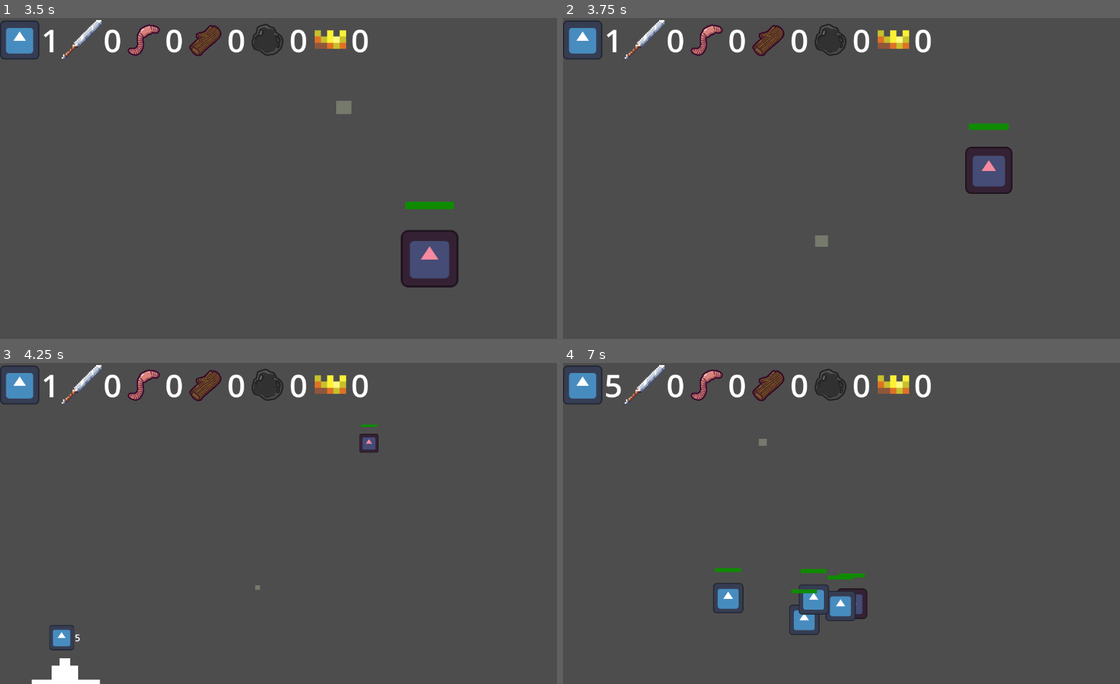
Above: before the commit, frames 1-4 (two rows, left to right).
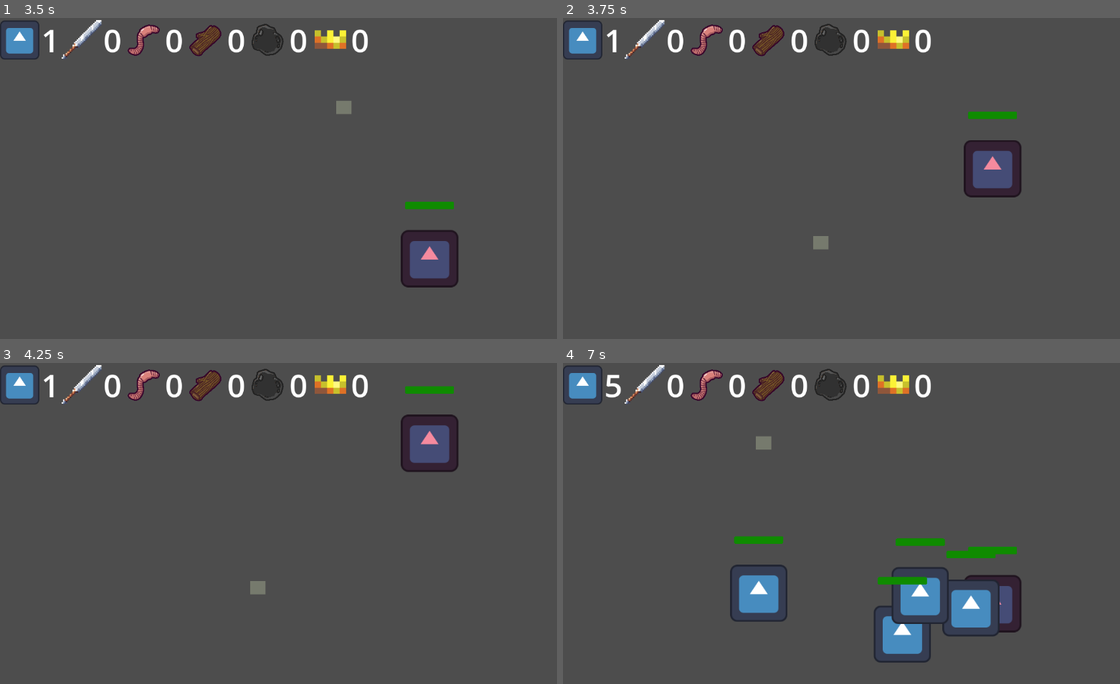
Above: after the commit, the same moments.

Repository: pradoh97/horde
Game: Godot game, scene res://start_screen/start_screen.tscn
Same seed, same stepped clock (60 frames per second), same inputs: the game is played once before the commit and once after it. The engine's default icon, where the game draws it, is replaced by a stand-in: a white triangle on a blue panel in a dark square.
Inputs (mouse positions are in pixels of both pictures, inside the frame that each line leads up to):
- Up to frame 1 (3.5 s): click "Single player" at 0.5 s; tap Enter at 1.25, 2.75 s; move the mouse to (412, 162) at 1.27 s; hold D (right_p1) 1.28-2.03 s; tap Down (down_p2) at 1.35 s; tap Space at 2 s; move the mouse to (172, 194) at 2.02 s; hold S (down_p1) 2.03-2.78 s; tap Left (left_p2) at 2.1 s; move the mouse to (345, 107) at 2.77 s; hold D (right_p1) from 2.78 s (still down); click (345, 107) at 2.85 s
- Up to frame 2 (3.75 s): move the mouse to (819, 242) at 3.52 s; release D (right_p1) at 3.53 s; hold W (up_p1) from 3.53 s (still down); tap Mouse wheel down (mouse_scroll_down) at 3.6 s
- Up to frame 3 (4.25 s): keep holding W (up_p1)
- Up to frame 4 (7 s): move the mouse to (1019, 571) at 4.27 s; release W (up_p1) at 4.28 s; hold Mouse wheel up (mouse_scroll_up) 4.28-5.03 s; hold A (left_p1) 4.28-5.78 s; move the mouse to (679, 475) at 5.02 s; tap Right (right_p2) at 5.1 s; tap Space at 5.75 s; move the mouse to (880, 523) at 5.77 s; hold S (down_p1) 5.78-6.53 s; tap Up (up_p2) at 5.85 s; move the mouse to (763, 443) at 6.52 s; hold D (right_p1) from 6.53 s (still down); tap E (zoom_in_p1) at 6.6 s

Frame 1 is identical in both runs. In frame 2, 1.3% of the frame differs, in the area x 44-83%, y 29-73%; in frame 3, 3.0%; in frame 4, 7.4%, in the area x 26-83%, y 22-94%.
Error after the commit: Invalid access to property or key 'player_number' on a base object of type 'Nil'. (res://player/camera_2d.gd:20)

Commit message:
Move to folders

Diff:
--- a/enemy_test.tscn
+++ b/enemy/enemy_test.tscn
@@ -1,6 +1,6 @@
 [gd_scene load_steps=8 format=3 uid="uid://cydmr5pkv4ije"]
 
-[ext_resource type="Script" uid="uid://c3jmebpaao3f3" path="res://enemy_test.gd" id="1_tegdf"]
+[ext_resource type="Script" uid="uid://c3jmebpaao3f3" path="res://enemy/enemy_test.gd" id="1_tegdf"]
 [ext_resource type="Texture2D" uid="uid://bed6t8ps6taem" path="res://assets/Weapons/Shield_1/Shield_1_400%.png" id="1_tekfo"]
 
 [sub_resource type="RectangleShape2D" id="RectangleShape2D_tegdf"]
--- a/camera_2d.gd
+++ b/player/camera_2d.gd
@@ -9,6 +9,7 @@
 var zoom_step = 0
 var max_steps = 0
 var min_steps = 1
+var army : Army
 
 func _ready():
 	zoom_step = ceili((max_zoom.x-min_zoom.x)/zoom_step_factor.x/2)
@@ -16,7 +17,7 @@
 	zoom = max_zoom*initial_zoom_percentage
 
 func _input(event):
-	var player_number: int = get_parent().army.player_number
+	var player_number: int = army.player_number
 
 	var valid_zoom_out_input = (player_number == 0 and (event.is_action_pressed("mouse_scroll_down") or event.is_action_pressed("zoom_out_p1") or event.is_action_pressed("zoom_out_p2"))) or (not player_number == 0 and event.is_action_pressed("zoom_out_p" + str(player_number)))
 	var valid_zoom_in_input = (player_number == 0 and (event.is_action_pressed("mouse_scroll_up") or event.is_action_pressed("zoom_in_p1") or event.is_action_pressed("zoom_in_p2"))) or (not player_number == 0 and event.is_action_pressed("zoom_in_p" + str(player_number)))
--- a/ui.gd
+++ b/player/ui.gd
@@ -1,4 +1,10 @@
 class_name UI extends CanvasLayer
+
+func set_to_bottom_right():
+	$HBoxContainer.set_anchor_and_offset(SIDE_BOTTOM, 1.0, 0)
+	$HBoxContainer.set_anchor_and_offset(SIDE_RIGHT, 1.0, 1)
+	$HBoxContainer.set_anchor_and_offset(SIDE_TOP, 0.863, 0)
+	$HBoxContainer.set_anchor_and_offset(SIDE_LEFT, 0.84, -593)
 
 func update_food_count_label(new_value: int = 0):
 	%FoodCount.text = str(new_value)
--- a/ui.tscn
+++ b/player/ui.tscn
@@ -2,7 +2,7 @@
 
 [ext_resource type="Texture2D" uid="uid://cvxgjdnf4ic5e" path="res://assets/Worm.png" id="1_27fn8"]
 [ext_resource type="Texture2D" uid="uid://os84bgw76vq" path="res://icon.svg" id="1_ibotj"]
-[ext_resource type="Script" uid="uid://cbc56xpus8sv2" path="res://ui.gd" id="1_y4yjw"]
+[ext_resource type="Script" uid="uid://cbc56xpus8sv2" path="res://player/ui.gd" id="1_y4yjw"]
 [ext_resource type="Texture2D" uid="uid://crwy682xp0bhk" path="res://assets/Weapons/Sword_1/Sword_1_400%.png" id="2_n5ude"]
 [ext_resource type="Texture2D" uid="uid://dteeqtomkve4" path="res://assets/Wood.png" id="2_nltto"]
 [ext_resource type="Texture2D" uid="uid://bb8n2voct7ge7" path="res://assets/Stone.png" id="3_ibotj"]
Renamed: enemy_test.gd -> enemy/enemy_test.gd
Renamed: enemy_test.gd.uid -> enemy/enemy_test.gd.uid
Renamed: camera_2d.gd.uid -> player/camera_2d.gd.uid
Renamed: mouse.gd -> player/mouse.gd
Renamed: mouse.gd.uid -> player/mouse.gd.uid
Renamed: ui.gd.uid -> player/ui.gd.uid
